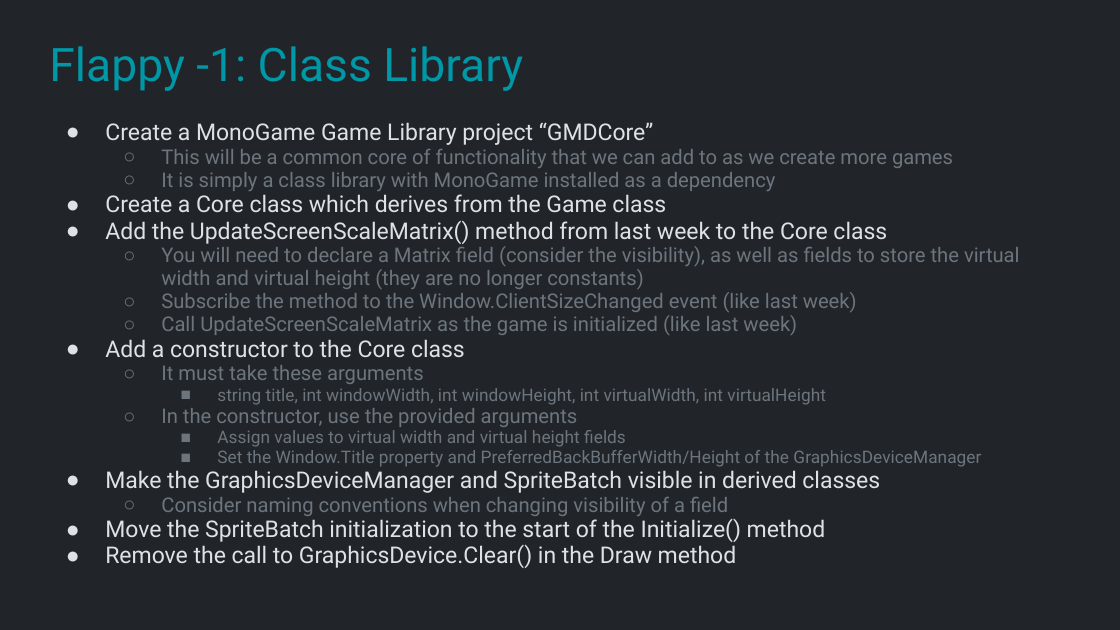
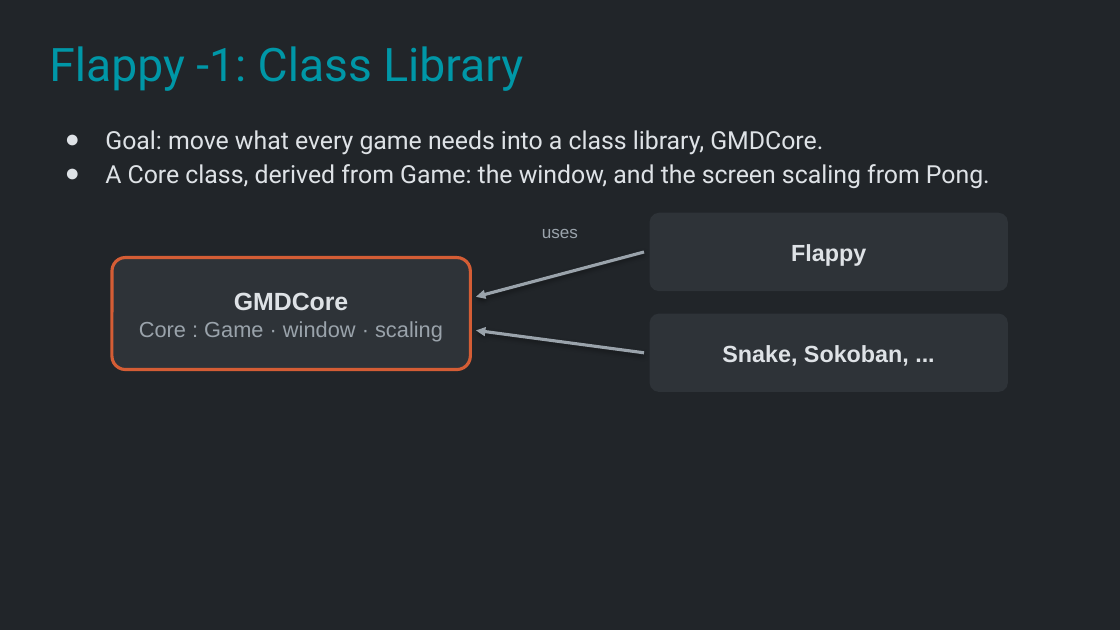
Before and after one commit to Metamate/gar, a slide deck: slide 11 of slides/02 Flappy Bird.pptx. Drawn at 1120x630 pixels with LibreOffice and Linux fonts; fonts in the diff are those of the drawing. Boxes give left, top, right and bottom in pixels: in the first picture for what was removed or moved away, otherwise in the second. Text is boxed around its words. In the diff, an @@ line names an element or a change of style, - is before the commit and + after.

```diff
--- a/slides/02 Flappy Bird.pptx
+++ b/slides/02 Flappy Bird.pptx
@@ text at <box>105,130,990,188</box>: text changed; size 12.9 to 16 pt; text colour #6C757D to #DEE2E6 @@
-● Create a MonoGame Game Library project “GMDCore”
-  ○ This will be a common core of functionality that we can add to as we create more games
-  ○ It is simply a class library with MonoGame installed as a dependency
-● Create a Core class which derives from the Game class
-● Add the UpdateScreenScaleMatrix() method from last week to the Core class
-  ○ You will need to declare a Matrix field (consider the visibility), as well as fields to store the virtual width and virtual height (they are no longer constants)
-  ○ Subscribe the method to the Window.ClientSizeChanged event (like last week)
-  ○ Call UpdateScreenScaleMatrix as the game is initialized (like last week)
-● Add a constructor to the Core class
-  ○ It must take these arguments
-    ■ string title, int windowWidth, int windowHeight, int virtualWidth, int virtualHeight
-  ○ In the constructor, use the provided arguments
-    ■ Assign values to virtual width and virtual height fields
-    ■ Set the Window.Title property and PreferredBackBufferWidth/Height of the GraphicsDeviceManager
-● Make the GraphicsDeviceManager and SpriteBatch visible in derived classes
-  ○ Consider naming conventions when changing visibility of a field
-● Move the SpriteBatch initialization to the start of the Initialize() method
-● Remove the call to GraphicsDevice.Clear() in the Draw method
+● Goal: move what every game needs into a class library, GMDCore.
+● A Core class, derived from Game: the window, and the screen scaling from Pong.
@@ text added at <box>542,229,578,238</box>, 11 pt, text #9AA3AB @@
+uses
@@ rounded rectangle added at <box>650,213,1008,291</box>, fill #2E3338, 15 pt, text #DEE2E6, bold @@
+Flappy
@@ rounded rectangle added at <box>112,258,470,370</box>, fill #2E3338, outline #D45D35 2 pt, 14 pt, text #9AA3AB @@
+GMDCore
+Core : Game · window · scaling
@@ arrow added from (644, 252) to (476, 297), #9AA3AB 2 pt @@
@@ rounded rectangle added at <box>650,314,1008,392</box>, fill #2E3338, 15 pt, text #DEE2E6, bold @@
+Snake, Sokoban, ...
@@ arrow added from (644, 353) to (476, 330), #9AA3AB 2 pt @@
```
Also in this commit, not shown: 12 other slides changed, 2 slides added, 1 slide removed, 1 other file.
